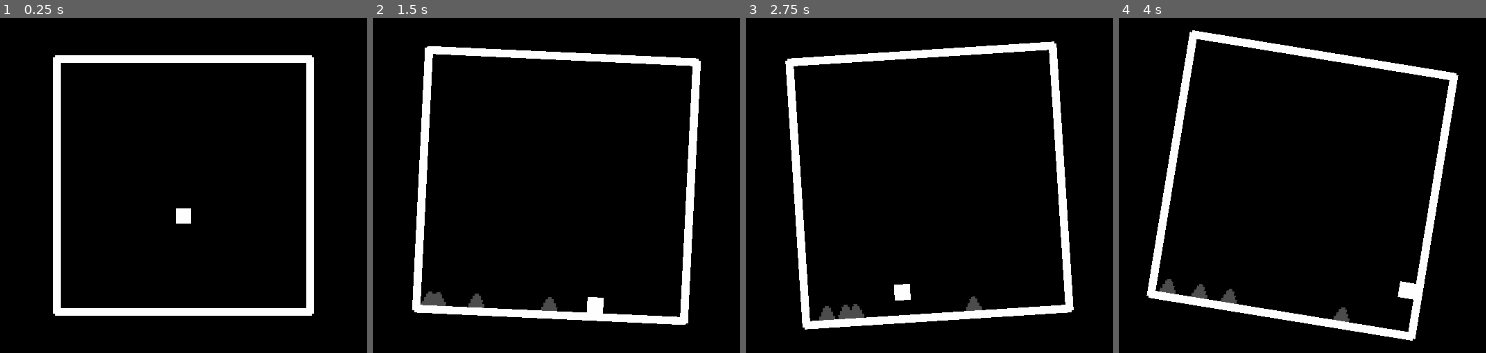
Above: before the commit, frames 1-4 (left to right).
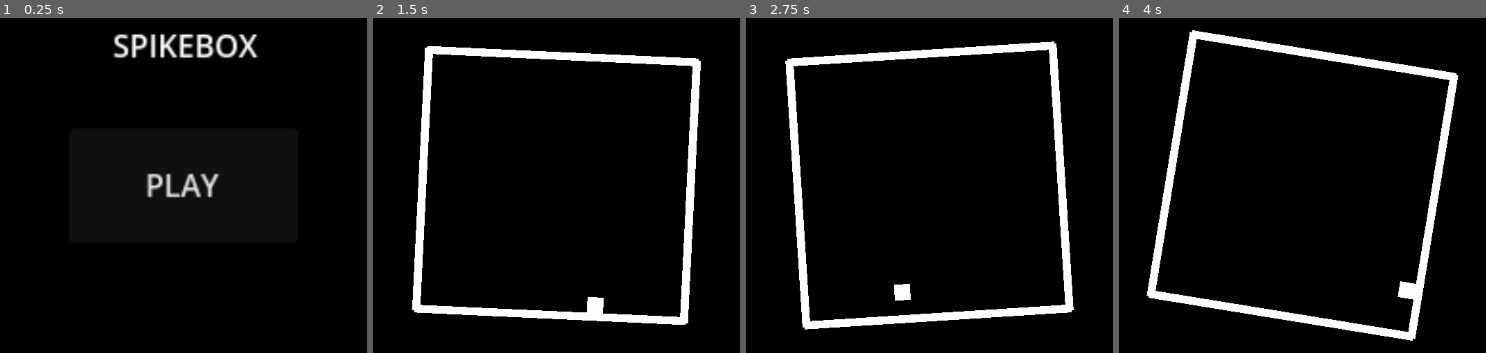
Above: after the commit, the same moments.

Repository: dairycultist/spikebox
Game: Godot game, scene res://scenes/title.tscn
The game is run twice, just before and just after one commit, with the same random seed, the same clock (stepped at 60 frames per second) and the same inputs. Before the commit the project starts from res://world.tscn.
Inputs (mouse positions are in pixels of both pictures, inside the frame that each line leads up to):
- Up to frame 1 (0.25 s): no input
- Up to frame 2 (1.5 s): click (556, 185) at 0.5 s, where only the run after the commit has a clickable "PLAY"; hold D (move_right) from 1.28 s (still down)
- Up to frame 3 (2.75 s): tap Space (jump) at 1.52, 2.27 s; release D (move_right) at 2.03 s; hold A (move_left) from 2.03 s (still down)
- Up to frame 4 (4 s): release A (move_left) at 2.78 s; hold D (move_right) from 2.78 s (still down); tap Space (jump) at 3.77 s

The runs differ from the first frame. In frame 1, 9.3% of the frame differs, in the area x 14-86%, y 4-89%; in frame 2, 0.5%; in frame 3, 0.5%; in frame 4, 0.5%.

Commit message:
Title screen

Diff:
--- a/modifier.gd
+++ b/modifier.gd
@@ -2,7 +2,7 @@
 
 var mirror := false # spike shadows appear on the roof instead of the floor, but spikes still come from the floor
 var ate_their_veggies := false # spikes are extra tall
-var conveyor := true # spike shadows slowly drift
+var conveyor := false # spike shadows slowly drift
 var fatass := false # no jumping
 var good_memory := false # spike shadows slowly fade away
 var waltz := false # spikes only take 3 ticks to appear
--- a/project.godot
+++ b/project.godot
@@ -11,7 +11,7 @@
 [application]
 
 config/name="spikebox"
-run/main_scene="uid://dkixdaurit63o"
+run/main_scene="uid://c7q380rblht2e"
 config/features=PackedStringArray("4.4", "GL Compatibility")
 config/icon="res://icon.svg"
 
@@ -38,6 +38,11 @@
 , Object(InputEventKey,"resource_local_to_scene":false,"resource_name":"","device":-1,"window_id":0,"alt_pressed":false …(183 unchanged characters)…
 ]
 }
+select={
+"deadzone": 0.2,
+"events": [Object(InputEventKey,"resource_local_to_scene":false,"resource_name":"","device":-1,"window_id":0,"alt_pressed":false,"shift_pressed":false,"ctrl_pressed":false,"meta_pressed":false,"pressed":false,"keycode":0,"physical_keycode":4194309,"key_label":0,"unicode":0,"location":0,"echo":false,"script":null)
+]
+}
 
 [rendering]
 
--- a/pulse.gd
+++ b/pulse.gd
@@ -5,10 +5,17 @@
 var bpm := 80 # 80 lowest, 180 highest
 
 var _secs_to_next_pulse := 60.0 / bpm
-var _pulse_index := 1
+var _pulse_index := -1
 
 func pause():
+
 	_pulse_index = -1
+
+	if bpm < 180:
+		bpm += 5
+
+		if bpm < 120:
+			bpm += 5
 
 func play():
 	_pulse_index = 0
--- /dev/null
+++ b/scenes/game.tscn
@@ -0,0 +1,39 @@
+[gd_scene load_steps=8 format=3 uid="uid://dkixdaurit63o"]
+
+[ext_resource type="Script" uid="uid://df11855115q5a" path="res://camera.gd" id="1_p57ef"]
+[ext_resource type="Texture2D" uid="uid://crfw2w474aqsi" path="res://box.png" id="2_u5sy4"]
+[ext_resource type="Script" uid="uid://ci8l5oq3x1g4d" path="res://spike_spawner.gd" id="3_gee14"]
+[ext_resource type="Script" uid="uid://7qeo043rcd8y" path="res://player.gd" id="4_0tnpc"]
+[ext_resource type="Texture2D" uid="uid://gdji5rqvu40i" path="res://player.png" id="5_vtaks"]
+[ext_resource type="Script" uid="uid://u4t5rcvlhkcl" path="res://ping/ping.gd" id="6_kvpfn"]
+
+[sub_resource type="RectangleShape2D" id="RectangleShape2D_tlwt5"]
+size = Vector2(8, 8)
+
+[node name="World" type="Node2D"]
+
+[node name="Camera2D" type="Camera2D" parent="."]
+ignore_rotation = false
+script = ExtResource("1_p57ef")
+
+[node name="Box" type="Sprite2D" parent="."]
+texture_filter = 1
+texture = ExtResource("2_u5sy4")
+
+[node name="SpikeSpawner" type="Node2D" parent="."]
+position = Vector2(0, 60)
+script = ExtResource("3_gee14")
+
+[node name="Player" type="Node2D" parent="."]
+script = ExtResource("4_0tnpc")
+
+[node name="Sprite" type="Sprite2D" parent="Player"]
+texture = ExtResource("5_vtaks")
+
+[node name="Body" type="Area2D" parent="Player"]
+
+[node name="Collider" type="CollisionShape2D" parent="Player/Body"]
+shape = SubResource("RectangleShape2D_tlwt5")
+
+[node name="Ping" type="AudioStreamPlayer2D" parent="."]
+script = ExtResource("6_kvpfn")
--- /dev/null
+++ b/scenes/play_button.gd
@@ -0,0 +1,9 @@
+extends Button
+
+func _ready() -> void:
+
+	pressed.connect(on_pressed)
+
+func on_pressed():
+
+	get_tree().change_scene_to_file("res://scenes/game.tscn")
--- /dev/null
+++ b/scenes/title.tscn
@@ -0,0 +1,33 @@
+[gd_scene load_steps=5 format=3 uid="uid://c7q380rblht2e"]
+
+[ext_resource type="Script" uid="uid://df11855115q5a" path="res://camera.gd" id="1_4ignj"]
+[ext_resource type="Script" uid="uid://cyvfkrxdwrufk" path="res://scenes/play_button.gd" id="2_wosw1"]
+
+[sub_resource type="InputEventAction" id="InputEventAction_4ignj"]
+action = &"select"
+
+[sub_resource type="Shortcut" id="Shortcut_wosw1"]
+events = [SubResource("InputEventAction_4ignj")]
+
+[node name="Title" type="Node2D"]
+
+[node name="Title" type="RichTextLabel" parent="."]
+offset_left = -127.0
+offset_top = -108.0
+offset_right = 129.0
+offset_bottom = -38.0
+text = "SPIKEBOX"
+horizontal_alignment = 1
+vertical_alignment = 1
+
+[node name="Camera2D" type="Camera2D" parent="."]
+script = ExtResource("1_4ignj")
+
+[node name="PlayButton" type="Button" parent="."]
+offset_left = -60.0
+offset_top = -30.0
+offset_right = 60.0
+offset_bottom = 30.0
+shortcut = SubResource("Shortcut_wosw1")
+text = "PLAY"
+script = ExtResource("2_wosw1")
--- a/world.tscn
+++ /dev/null
@@ -1,39 +0,0 @@
-[gd_scene load_steps=8 format=3 uid="uid://dkixdaurit63o"]
-
-[ext_resource type="Texture2D" uid="uid://crfw2w474aqsi" path="res://box.png" id="1_f3sb7"]
-[ext_resource type="Script" uid="uid://df11855115q5a" path="res://camera.gd" id="1_fj7yv"]
-[ext_resource type="Script" uid="uid://7qeo043rcd8y" path="res://player.gd" id="3_aqk2v"]
-[ext_resource type="Texture2D" uid="uid://gdji5rqvu40i" path="res://player.png" id="3_tlwt5"]
-[ext_resource type="Script" uid="uid://ci8l5oq3x1g4d" path="res://spike_spawner.gd" id="5_dwbse"]
-[ext_resource type="Script" uid="uid://u4t5rcvlhkcl" path="res://ping/ping.gd" id="6_dwbse"]
-
-[sub_resource type="RectangleShape2D" id="RectangleShape2D_tlwt5"]
-size = Vector2(8, 8)
-
-[node name="World" type="Node2D"]
-
-[node name="Camera2D" type="Camera2D" parent="."]
-ignore_rotation = false
-script = ExtResource("1_fj7yv")
-
-[node name="Box" type="Sprite2D" parent="."]
-texture_filter = 1
-texture = ExtResource("1_f3sb7")
-
-[node name="SpikeSpawner" type="Node2D" parent="."]
-position = Vector2(0, 60)
-script = ExtResource("5_dwbse")
-
-[node name="Player" type="Node2D" parent="."]
-script = ExtResource("3_aqk2v")
-
-[node name="Sprite" type="Sprite2D" parent="Player"]
-texture = ExtResource("3_tlwt5")
-
-[node name="Body" type="Area2D" parent="Player"]
-
-[node name="Collider" type="CollisionShape2D" parent="Player/Body"]
-shape = SubResource("RectangleShape2D_tlwt5")
-
-[node name="Ping" type="AudioStreamPlayer2D" parent="."]
-script = ExtResource("6_dwbse")
Not shown, added: scenes/play_button.gd.uid
